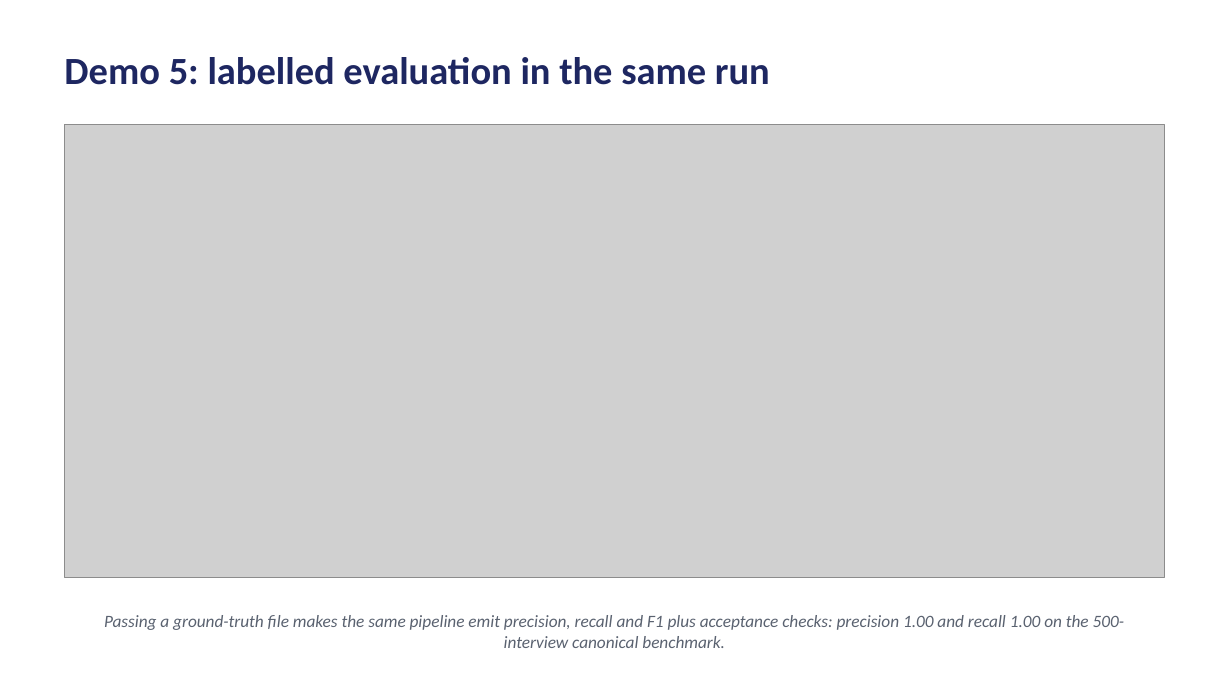
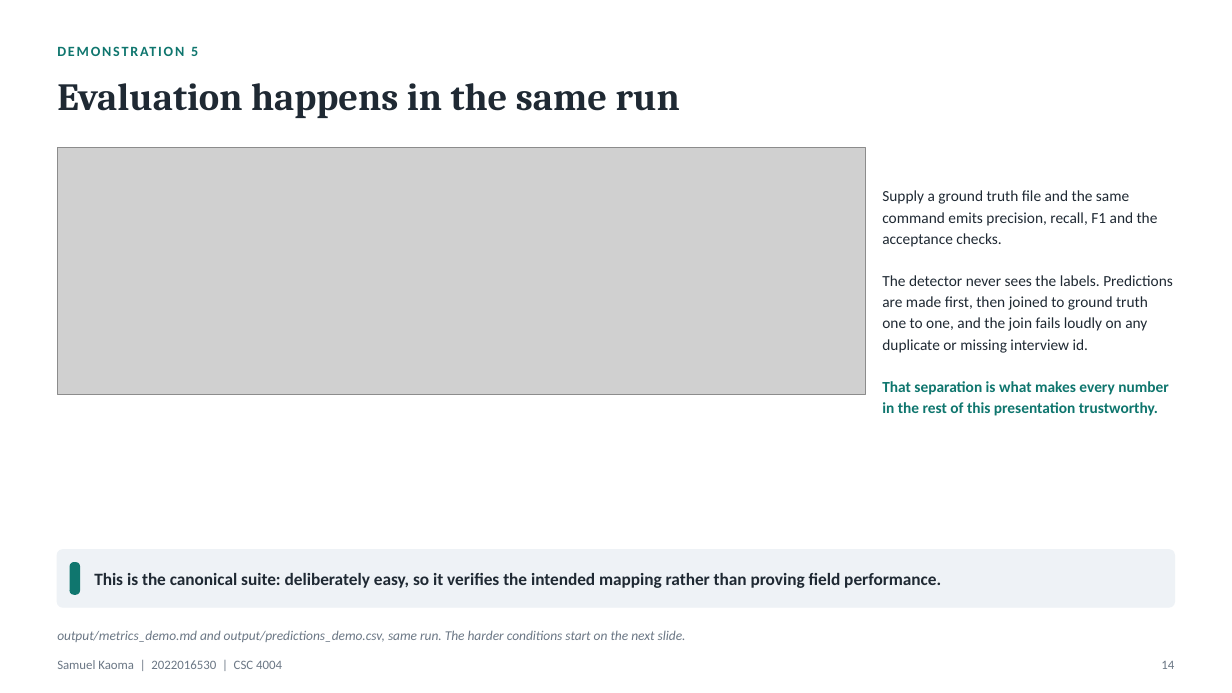
Before and after one commit to Samuelkaoma-eng/SKACE-TIME-DATA, a slide deck: slide 14 of docs/deliverables/Kaoma_Paradata_Presentation.pptx. Drawn at 1232x693 pixels with LibreOffice and Linux fonts; fonts in the diff are those of the drawing; grey boxes stand for pictures. Boxes give left, top, right and bottom in pixels: in the first picture for what was removed or moved away, otherwise in the second. Text is boxed around its words. In the diff, an @@ line names an element or a change of style, - is before the commit and + after.

Commit message:
Track the presentation's demo panels and the parity pipeline outputs
The presentation grew to 31 slides with five demo panels drawn from a live
pipeline run; the panels and the script that draws them are now committed
alongside it. The platform parity run's per-interview pipeline outputs are
tracked, as the robustness round's already are, while the inputs it
regenerates under data/platform_parity/ and the demo run's outputs are
ignored. The handwritten signature used by the Word build stays out of
version control.

The README now describes the report's appendices as A to F and names the
commands that rebuild its figures and Word files.

```diff
--- a/docs/deliverables/Kaoma_Paradata_Presentation.pptx
+++ b/docs/deliverables/Kaoma_Paradata_Presentation.pptx
@@ text added at <box>191,47,198,56</box>, 11 pt, text #0F766E, bold @@
+DEMONSTRATION 5
@@ text at <box>57,83,680,118</box>: text changed; font Calibri to Cambria; text colour #1E2761 to #1F2933 @@
-Demo 5: labelled evaluation in the same run
+Evaluation happens in the same run
@@ picture added at <box>57,148,866,395</box> @@
@@ picture removed at <box>65,125,1165,578</box> @@
@@ text added at <box>882,190,1173,416</box>, 12 pt, text #1F2933 @@
+Supply a ground truth file and the same command emits precision, recall, F1 and the acceptance checks.
+The detector never sees the labels. Predictions are made first, then joined to ground truth one to one, and the join fails loudly on any duplicate or missing interview id.
+That separation is what makes every number in the rest of this presentation trustworthy.
@@ rounded rectangle added at <box>57,550,1175,607</box>, fill #EEF2F6, outline #EEF2F6 1 pt @@
@@ rounded rectangle added at <box>70,563,79,594</box>, fill #0F766E, outline #0F766E 1 pt @@
@@ text added at <box>94,573,941,588</box>, 13.5 pt, text #1F2933, bold @@
+This is the canonical suite: deliberately easy, so it verifies the intended mapping rather than proving field performance.
@@ text removed at <box>104,615,1125,648</box> @@
-Passing a ground-truth file makes the same pipeline emit precision, recall and F1 plus acceptance checks: precision 1.00 and recall 1.00 on the 500-interview canonical benchmark.
@@ text added at <box>57,630,686,642</box>, 10.5 pt, text #6B7785, italic @@
+output/metrics_demo.md and output/predictions_demo.csv, same run. The harder conditions start on the next slide.
@@ text added at <box>57,660,282,669</box>, 10 pt, text #6B7785 @@
+Samuel Kaoma | 2022016530 | CSC 4004
@@ text added at <box>1161,661,1174,669</box>, 10 pt, text #6B7785 @@
+14
```
Also in this commit, not shown: 9 other slides changed, 21 slides added, 13 slides removed, 14 other files.
